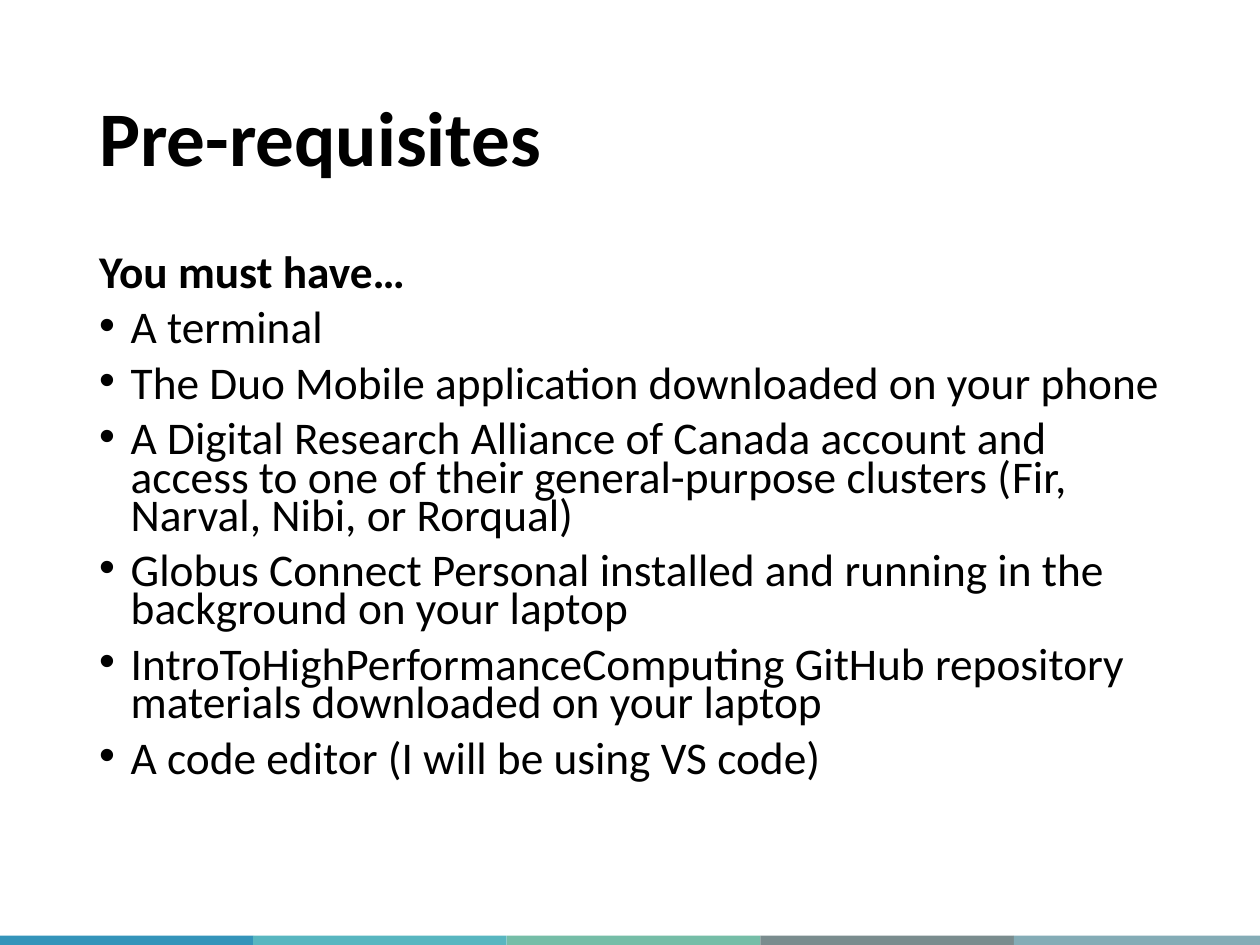
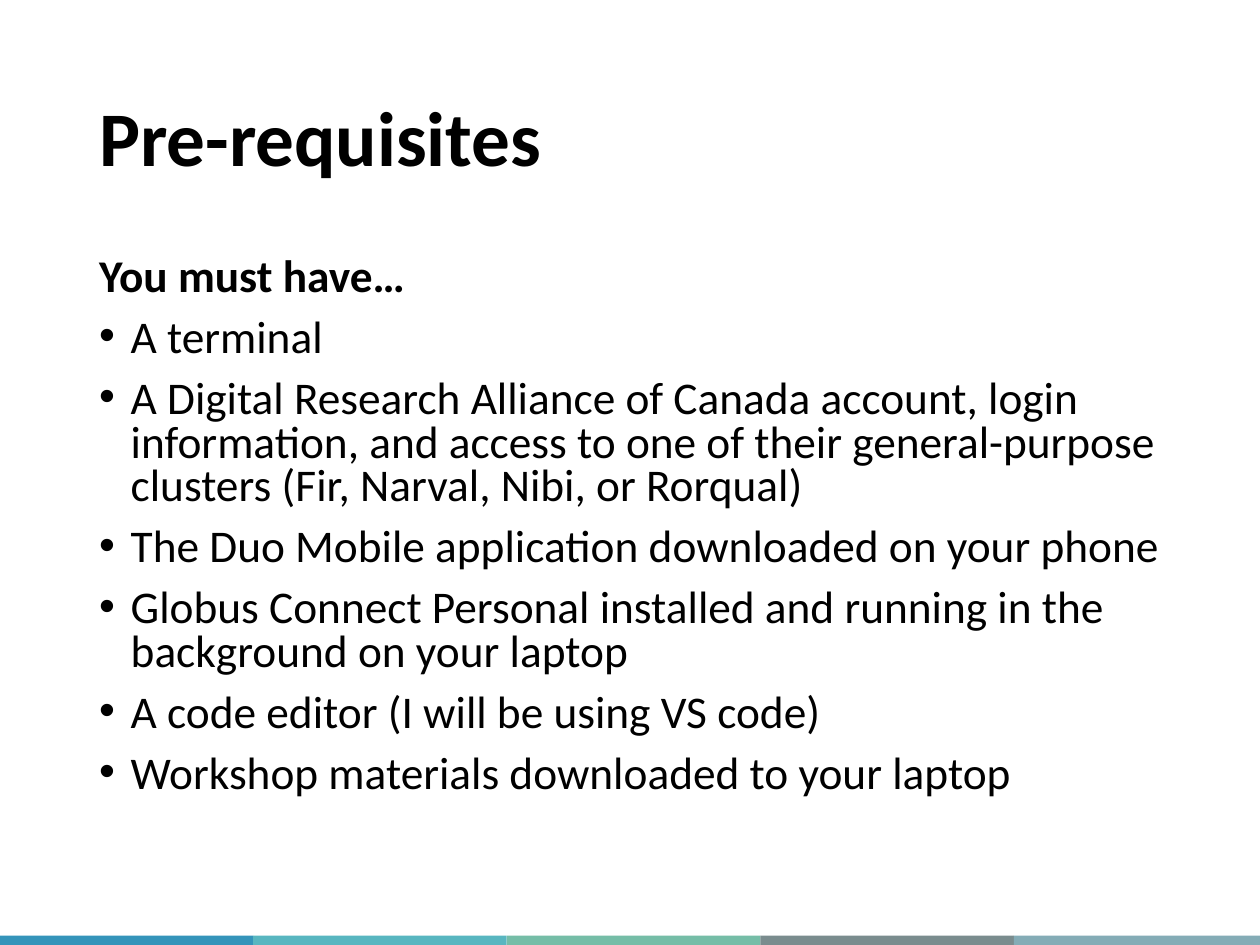
Before and after one commit to megan-ng/IntroToHighPerformanceComputing, a slide deck: slide 4 of Slides/IntroToHPCWorkshop.pptx. Drawn at 1260x945 pixels with LibreOffice and Linux fonts; fonts in the diff are those of the drawing; background and template pictures are left out. Boxes give left, top, right and bottom in pixels: in the first picture for what was removed or moved away, otherwise in the second. Text is boxed around its words. In the diff, an @@ line names an element or a change of style, - is before the commit and + after.

Commit message:
Updated slides.

```diff
--- a/Slides/IntroToHPCWorkshop.pptx
+++ b/Slides/IntroToHPCWorkshop.pptx
@@ text at [99,260,1159,736]: line spacing 0.7 to 0.8 @@
@@ text at [131,382,1154,509]: paragraph added @@
+• A Digital Research Alliance of Canada account, login information, and access to one of their general-purpose clusters (Fir, Narval, Nibi, or Rorqual)
@@ text at [131,422,1066,539]: paragraph removed @@
-• A Digital Research Alliance of Canada account and access to one of their general-purpose clusters (Fir, Narval, Nibi, or Rorqual)
@@ text at [131,648,1124,726]: paragraph removed @@
-• IntroToHighPerformanceComputing GitHub repository materials downloaded on your laptop
@@ text at [131,757,1010,797]: paragraph added @@
+• Workshop materials downloaded to your laptop
```
Also in this commit, not shown: 7 other slides changed, 3 other files.
